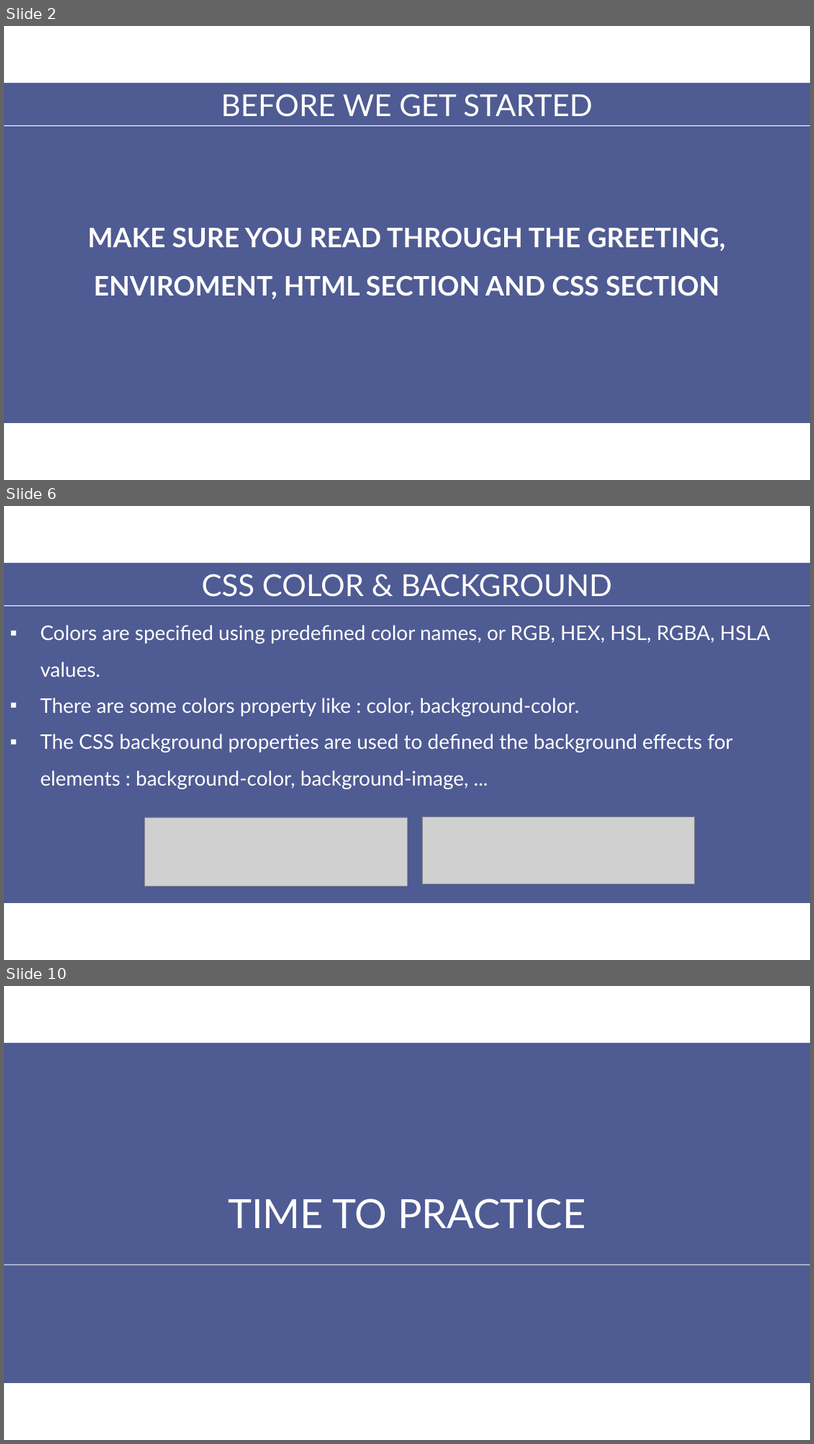
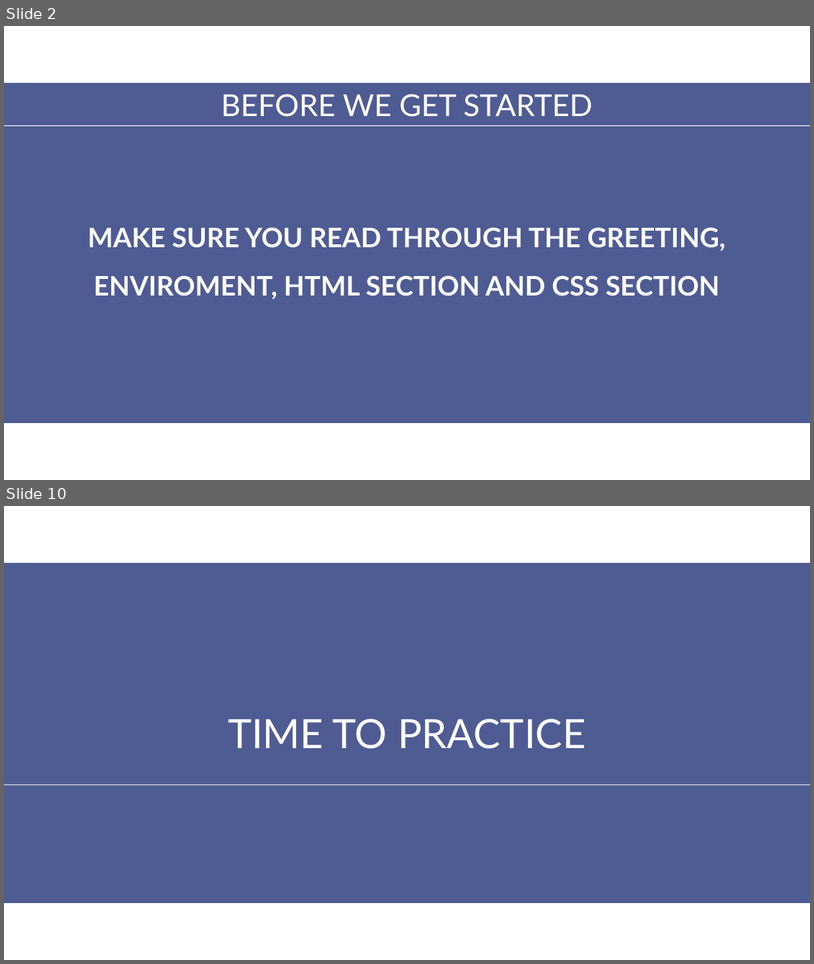
Before and after one commit to aptech-php/aptech-php-course, a slide deck: HTML-CSS-JS/slides/4-JavaScript.pptx. Shown one above the other, each under a label of ours: slides 2, 6 and 10 before the commit, slides 2 and 10 after it; the slides between them are not shown. The pictures are 814x1444 and 814x964 pixels, drawn with LibreOffice and Linux fonts; fonts in the diff are those of the drawing; grey boxes stand for pictures. Boxes give left, top, right and bottom in pixels: in the first picture for what was removed or moved away, otherwise in the second. Text is boxed around its words. In the diff, an @@ line names an element or a change of style, - is before the commit and + after.

```diff
--- a/HTML-CSS-JS/slides/4-JavaScript.pptx
+++ b/HTML-CSS-JS/slides/4-JavaScript.pptx
@@ slide 6 removed at (4,506,810,960), background #FFFFFF @@
@@ rectangle removed at (4,563,810,903) @@
@@ text removed at (202,574,613,597) @@
-CSS COLOR & BACKGROUND
@@ line removed from (4, 606) to (810, 606) @@
@@ text removed at (40,625,771,789) @@
-▪ Colors are specified using predefined color names, or RGB, HEX, HSL, RGBA, HSLA values.
-▪ There are some colors property like : color, background-color.
-▪ The CSS background properties are used to defined the background effects for elements : background-color, background-image, ...
@@ picture removed at (145,817,407,886) @@
@@ picture removed at (423,816,695,883) @@
```
Also in this commit, not shown: 4 slides changed, 3 slides added, 2 other slides removed, 1 other file.
